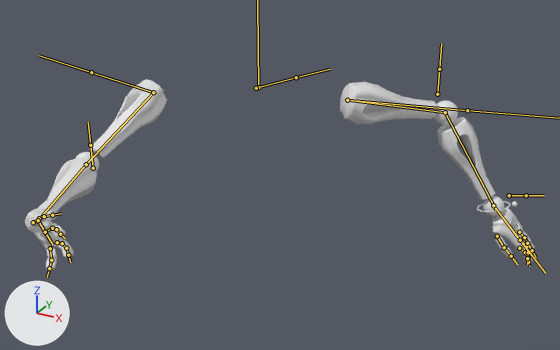
Renders of the FBX model Atone/Assets/Art/FBX/Player/Player FPS Anim.fbx from each side of a commit.
Before and after are seen from a camera (50 mm lens) standing at (0.891, -1.516, 0.546) and looking at (0.15, -0.169, -0.127). Every picture has the same lights, and +X, +Y and +Z are marked at lower left. Both versions are drawn at frame 8 of the action 'Arms Rig|Skate_Cycle'; the numbers are the values there. The bones that bend it are drawn over the model as lines. Materials are left out; every surface is plain grey.

In view in the first picture: 'Upper Body'.
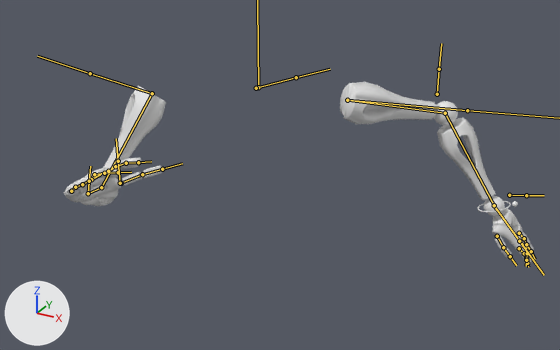
Diff of the bpy script that builds the scene:
```diff
--- a/Atone/Assets/Art/FBX/Player/Player FPS Anim.fbx.py
+++ b/Atone/Assets/Art/FBX/Player/Player FPS Anim.fbx.py
@@ bone_upper_arm_r @@
 bone_upper_arm_r = bpy.data.objects['Arms Rig'].pose.bones['Upper Arm R']  # child of 'Root'
-bone_upper_arm_r.location = (-0.48, -0.11, -0.17)
-bone_upper_arm_r.rotation_quaternion = (0.641, -0.41, 0.091, 0.642)  # degrees (-32, 40, 78)
+bone_upper_arm_r.location = (-0.51, -0.12, -0.18)
+bone_upper_arm_r.rotation_quaternion = (0.748, -0.53, -0.028, 0.398)  # degrees (-62, 22, 42)
@@ bone_lower_arm_r @@
 bone_lower_arm_r = bpy.data.objects['Arms Rig'].pose.bones['Lower Arm R']  # child of 'Upper Arm R'
-bone_lower_arm_r.rotation_quaternion = (0.997, -0.012, 0.0, 0.07)  # degrees (-1, 0, 8)
+bone_lower_arm_r.rotation_quaternion = (0.828, -0.092, 0.0, 0.552)  # degrees (-9, 6, 67)
@@ bone_palm_r @@
 bone_palm_r = bpy.data.objects['Arms Rig'].pose.bones['Palm R']  # child of 'Lower Arm R'
-bone_palm_r.rotation_quaternion = (0.464, 0.144, -0.833, 0.265)  # degrees (36, -122, -1)
-bone_palm_r.scale = (1.0, 1.0, 1.0)
+bone_palm_r.rotation_quaternion = (0.855, 0.033, -0.499, 0.136)  # degrees (-9, -60, 23)
+bone_palm_r.scale = (1.42, 1.07, 1.0)
@@ bone_index_01_r @@
 bone_index_01_r = bpy.data.objects['Arms Rig'].pose.bones['Index 01 R']  # child of 'Palm R'
-bone_index_01_r.rotation_quaternion = (0.973, 0.226, 0.033, 0.019)  # degrees (26, 3, 3)
+bone_index_01_r.rotation_quaternion = (0.988, 0.069, 0.022, 0.137)  # degrees (8, 1, 16)
@@ bone_middle_01_r @@
 bone_middle_01_r = bpy.data.objects['Arms Rig'].pose.bones['Middle 01 R']  # child of 'Palm R'
-bone_middle_01_r.rotation_quaternion = (0.916, 0.398, -0.022, 0.039)  # degrees (47, -4, 3)
+bone_middle_01_r.rotation_quaternion = (0.971, 0.156, -0.055, 0.174)  # degrees (17, -9, 19)
@@ bone_pinky_01_r @@
 bone_pinky_01_r = bpy.data.objects['Arms Rig'].pose.bones['Pinky 01 R']  # child of 'Palm R'
-bone_pinky_01_r.rotation_quaternion = (0.893, 0.427, -0.006, 0.139)  # degrees (50, -7, 14)
+bone_pinky_01_r.rotation_quaternion = (0.966, 0.137, -0.076, 0.204)  # degrees (14, -12, 22)
@@ bone_thumb_01_r @@
 bone_thumb_01_r = bpy.data.objects['Arms Rig'].pose.bones['Thumb 01 R']  # child of 'Palm R'
-bone_thumb_01_r.rotation_quaternion = (1.0, 0.0, 0.0, 0.0)  # degrees (0, 0, 0)
+bone_thumb_01_r.rotation_quaternion = (0.904, -0.09, 0.117, 0.402)  # degrees (-4, 16, 47)
```

Changed parts and their boxes (x1, y1, x2, y2) in the pictures (560 x 350 px):
'Upper Body', posed (8% narrower)
    before: (25, 79, 534, 272)
    after: (64, 82, 534, 266)
bone 'Upper Arm R', root to tip
    before: (153, 92) to (86, 164)
    after: (152, 93) to (101, 187)
bone 'Lower Arm R', root to tip
    before: (86, 164) to (38, 220)
    after: (101, 187) to (88, 193)
bone 'Palm R', root to tip
    before: (38, 220) to (44, 231)
    after: (88, 193) to (89, 182)
bone 'Index 01 R', root to tip
    before: (57, 242) to (62, 243)
    after: (108, 171) to (115, 166)
bone 'Middle 01 R', root to tip
    before: (45, 232) to (52, 228)
    after: (89, 181) to (94, 174)
bone 'Pinky 01 R', root to tip
    before: (33, 222) to (39, 218)
    after: (71, 191) to (75, 187)
bone 'Thumb 01 R', root to tip
    before: (50, 248) to (51, 260)
    after: (121, 183) to (142, 174)
